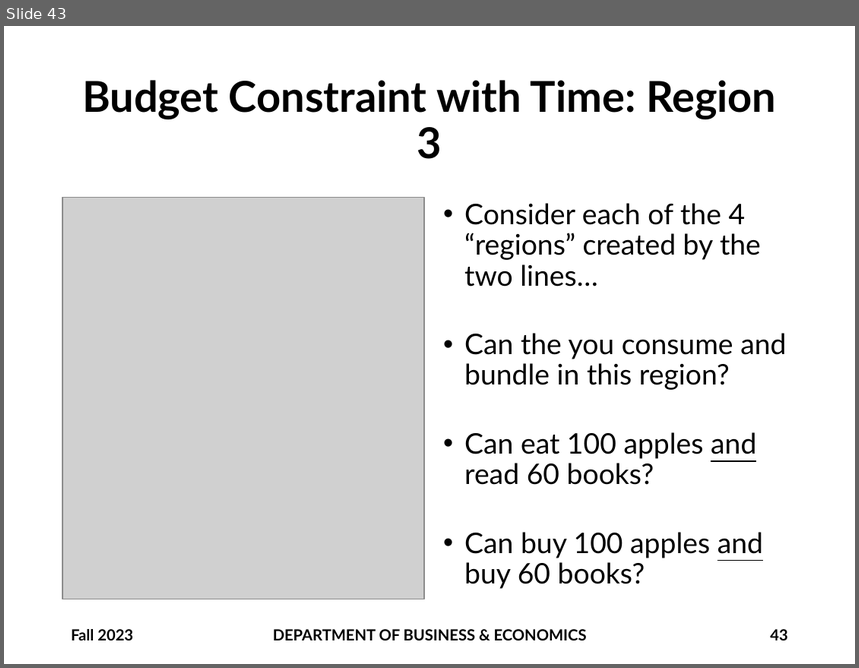
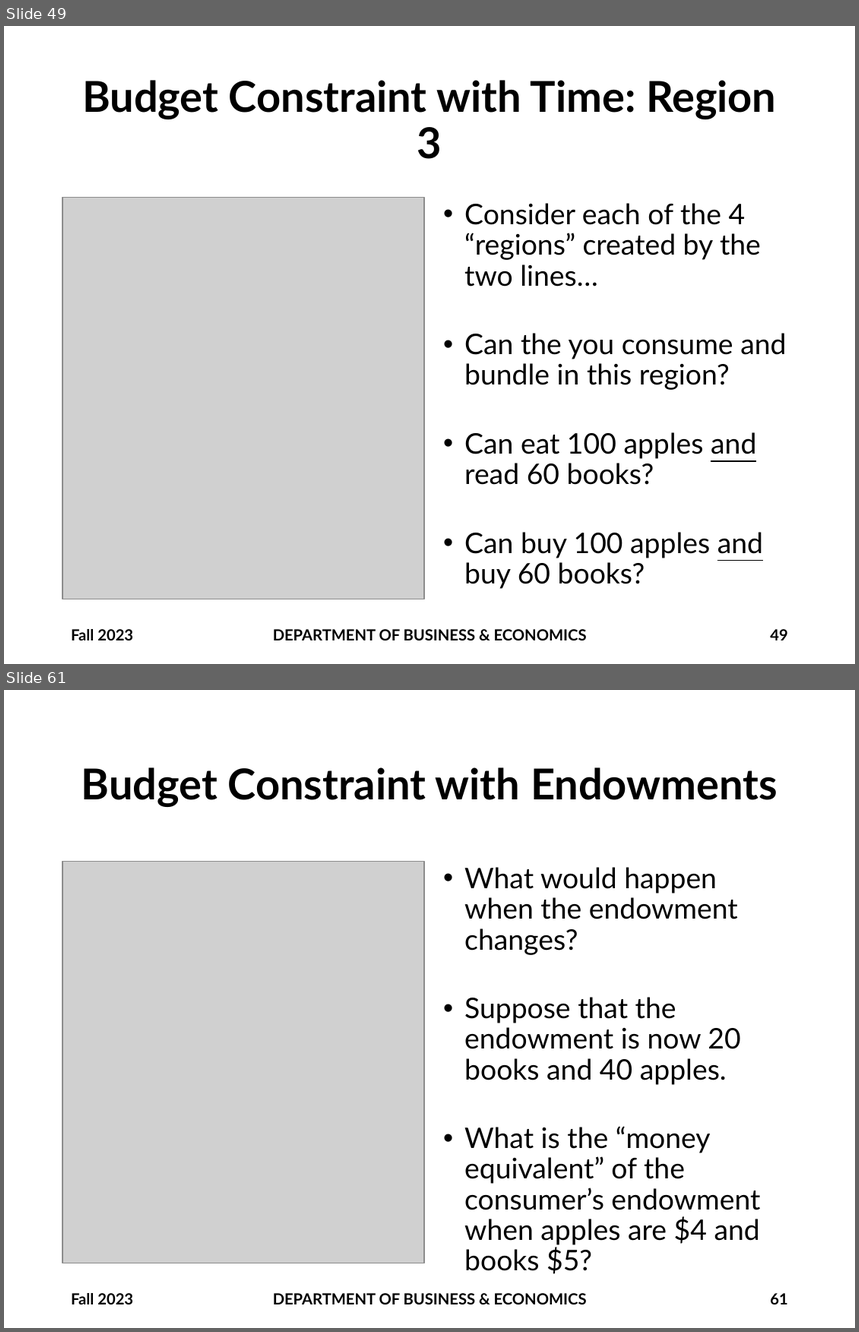
Before and after one commit to brianhwpark/brianhwpark.github.io, a slide deck: files/teaching-resources/monmouthcollege-econ-300/ECON300-LEC02.pptx. Shown one above the other, each under a label of ours: slide 43 before the commit, slides 49 and 61 after it; the slides between them are not shown. The pictures are 859x668 and 859x1332 pixels, drawn with LibreOffice and Linux fonts; fonts in the diff are those of the drawing; grey boxes stand for pictures; background and template pictures are left out. Boxes give left, top, right and bottom in pixels: in the first picture for what was removed or moved away, otherwise in the second. Text is boxed around its words. In the diff, an @@ line names an element or a change of style, - is before the commit and + after.

```diff
--- a/files/teaching-resources/monmouthcollege-econ-300/ECON300-LEC02.pptx
+++ b/files/teaching-resources/monmouthcollege-econ-300/ECON300-LEC02.pptx
@@ slide 61 added at (4,690,855,1328), background #FFFFFF @@
@@ title added at (82,768,778,807), 36 pt, text #000000, bold @@
+Budget Constraint with Endowments
@@ picture added at (63,861,424,1263) @@
@@ text added at (465,867,760,1274), 24 pt, text #000000 @@
+• What would happen when the endowment changes?
+• Suppose that the endowment is now 20 books and 40 apples.
+• What is the “money equivalent” of the consumer’s endowment when apples are $4 and books $5?
@@ text added at (71,1293,133,1305), 13 pt, text #000000, bold @@
+Fall 2023
@@ text added at (273,1293,587,1305), 13 pt, text #000000, bold @@
+DEPARTMENT OF BUSINESS & ECONOMICS
@@ page number added at (770,1293,788,1305), 13 pt, text #000000, bold @@
+61
@@ what was slide 43 is now slide 49 @@
@@ page number at (770,629,788,641): text changed @@
-43
+49
```
Also in this commit, not shown: 2 slides changed, 19 other slides added, 1 other file.
